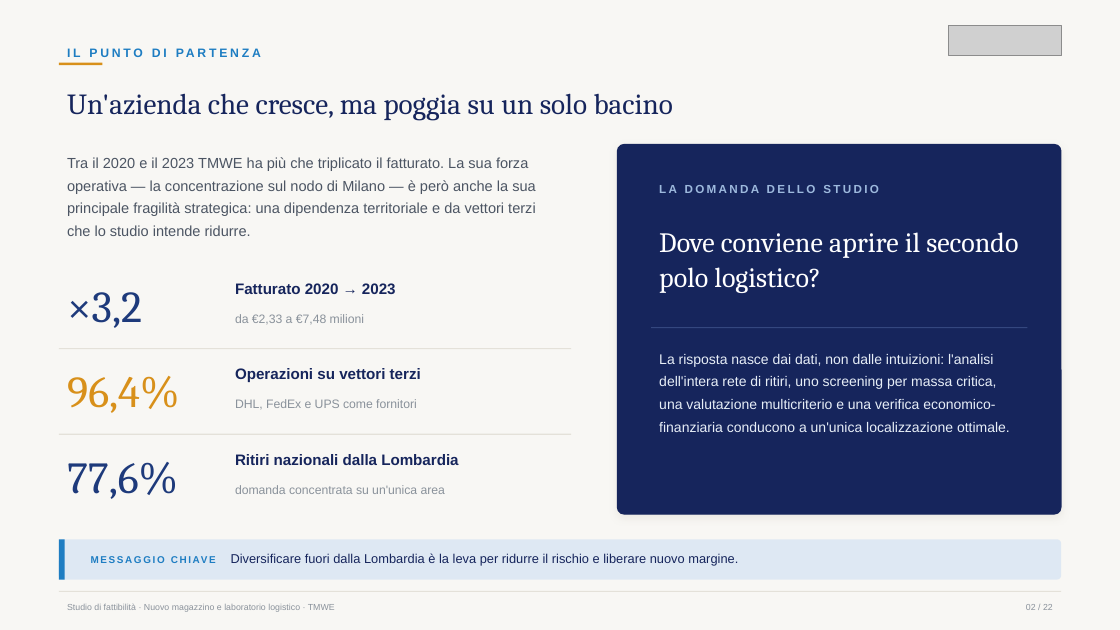
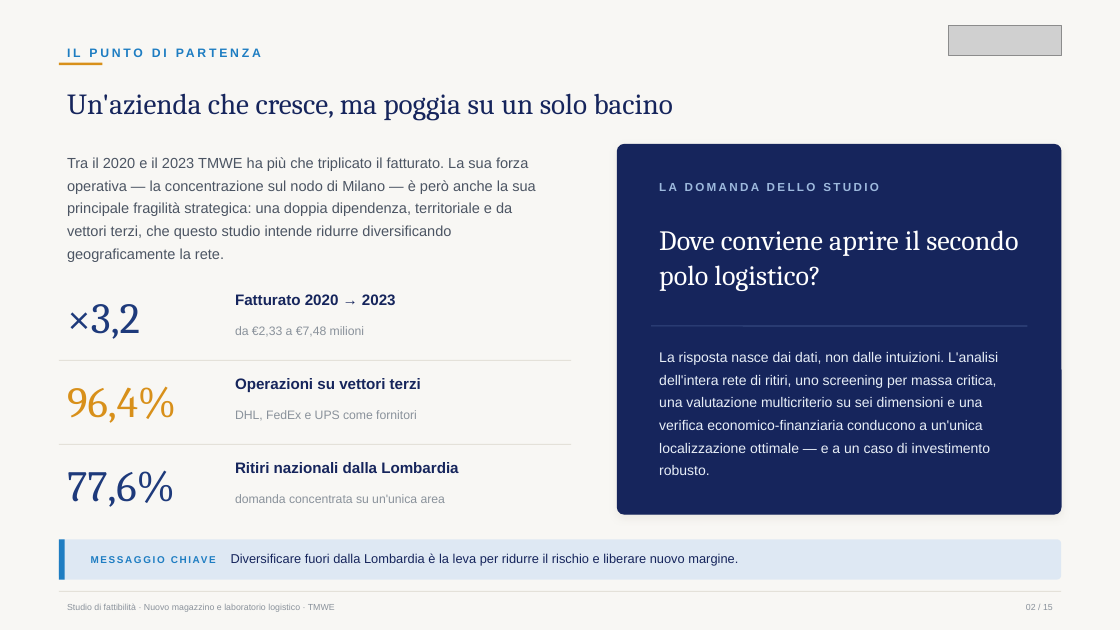
Before and after one commit to rajuferr-sketch/PptxGenJS, a slide deck: slide 2 of Studio-Fattibilita-TMWE-Bologna.pptx. Drawn at 1120x630 pixels with LibreOffice and Linux fonts; fonts in the diff are those of the drawing; grey boxes stand for pictures. Boxes give left, top, right and bottom in pixels: in the first picture for what was removed or moved away, otherwise in the second. Text is boxed around its words. In the diff, an @@ line names an element or a change of style, - is before the commit and + after.

```diff
--- a/Studio-Fattibilita-TMWE-Bologna.pptx
+++ b/Studio-Fattibilita-TMWE-Bologna.pptx
@@ text at (67,157,535,262): text changed @@
-Tra il 2020 e il 2023 TMWE ha più che triplicato il fatturato. La sua forza operativa — la concentrazione sul nodo di Milano — è però anche la sua principale fragilità strategica: una dipendenza territoriale e da vettori terzi che lo studio intende ridurre.
+Tra il 2020 e il 2023 TMWE ha più che triplicato il fatturato. La sua forza operativa — la concentrazione sul nodo di Milano — è però anche la sua principale fragilità strategica: una doppia dipendenza, territoriale e da vettori terzi, che questo studio intende ridurre diversificando geograficamente la rete.
@@ size 38 to 37 pt in 3 elements at (67,470,175,507), (67,386,176,423), (67,304,140,339) @@
@@ text "da €2,33 a €7,48 milioni": place and size @@
-text "da €2,33 a €7,48 milioni" at (235,314,364,324)
+text "da €2,33 a €7,48 milioni" at (235,326,364,336)
@@ text at (659,352,998,475): text changed @@
-La risposta nasce dai dati, non dalle intuizioni: l'analisi dell'intera rete di ritiri, uno screening per massa critica, una valutazione multicriterio e una verifica economico-finanziaria conducono a un'unica localizzazione ottimale.
+La risposta nasce dai dati, non dalle intuizioni. L'analisi dell'intera rete di ritiri, uno screening per massa critica, una valutazione multicriterio su sei dimensioni e una verifica economico-finanziaria conducono a un'unica localizzazione ottimale — e a un caso di investimento robusto.
@@ 7 texts, 2 lines: place and size @@
-7 texts, 2 lines at (59,283,571,494)
+7 texts, 2 lines at (59,294,571,503)
@@ text "77,6%": place and size @@
-text "77,6%" at (67,462,178,499)
+text "77,6%" at (67,470,175,507)
```
Also in this commit, not shown: 12 other slides changed, 1 slide added, 8 slides removed, 3 other files.
